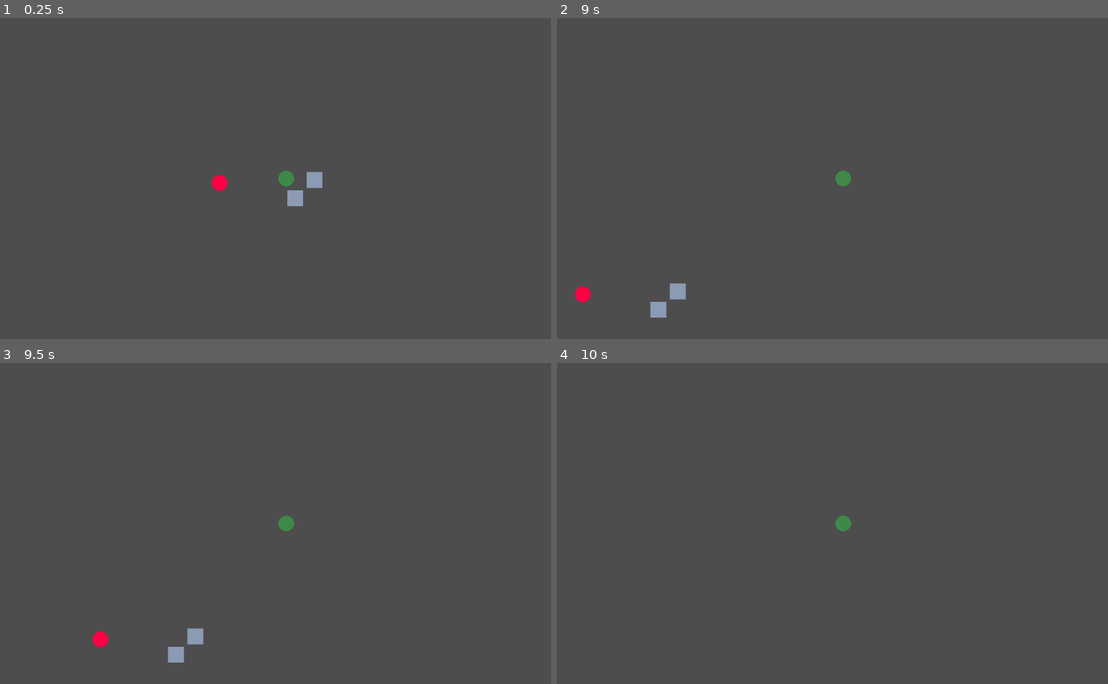
Above: before the commit, frames 1-4 (two rows, left to right).
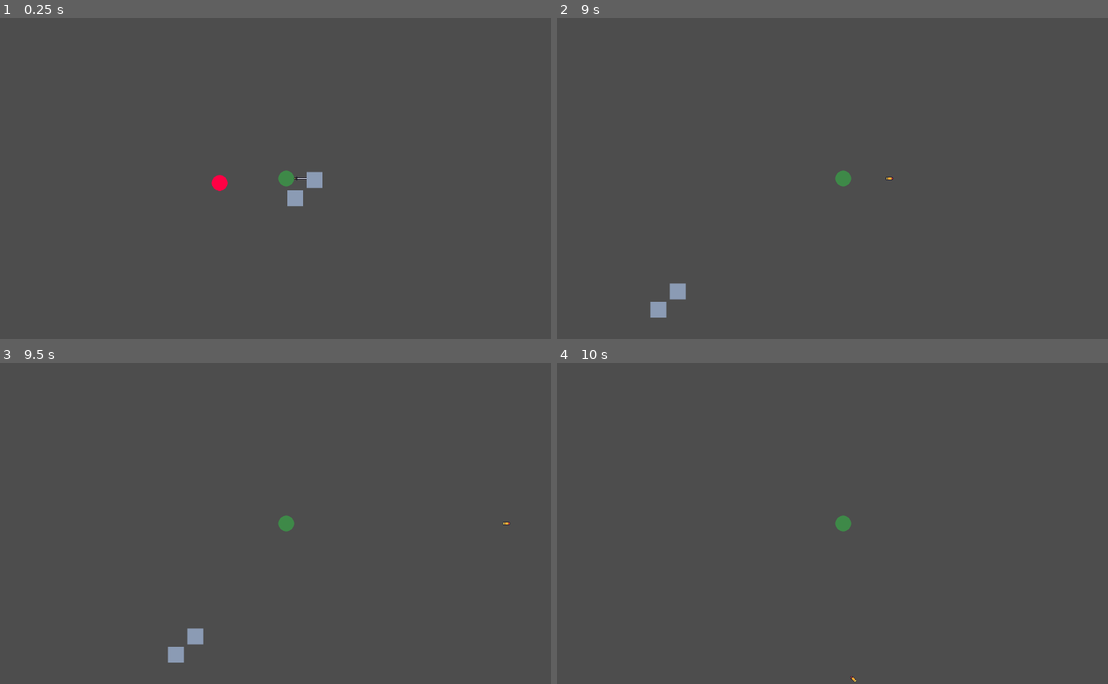
Above: after the commit, the same moments.

Repository: whocares-abt/fast-pace
Game: Godot game, scene res://Scenes/debug_map.tscn
Two runs of this game, one before a commit and one after it. Both use one fixed random seed, a clock stepped at 60 frames per second and the inputs below.
Inputs (mouse positions are in pixels of both pictures, inside the frame that each line leads up to):
- Up to frame 1 (0.25 s): no input
- Up to frame 2 (9 s): tap Enter at 0.5, 2.75, 6.5 s; move the mouse to (815, 242) at 0.52 s; press the mouse at (815, 242) at 0.53 s; hold W (move_up) 0.53-2.03 s; move the mouse to (1014, 226) at 1.27 s; release the mouse at (1014, 226) at 1.28 s; click (1014, 226) at 1.35 s; tap Space at 2, 5.75, 7.25 s; move the mouse to (672, 130) at 2.02 s; press the mouse at (672, 130) at 2.03 s; hold A (move_left) 2.03-3.53 s; move the mouse to (871, 178) at 2.77 s; release the mouse at (871, 178) at 2.78 s; click (871, 178) at 2.85 s; move the mouse to (755, 98) at 3.52 s; press the mouse at (755, 98) at 3.53 s; hold S (move_down) 3.53-4.28 s; move the mouse to (970, 162) at 4.27 s; release the mouse at (970, 162) at 4.28 s; hold D (move_right) 4.28-5.03 s; click (970, 162) at 4.35 s; move the mouse to (727, 194) at 5.02 s; press the mouse at (727, 194) at 5.03 s; hold W (move_up) 5.03-5.78 s; move the mouse to (898, 107) at 5.77 s; release the mouse at (898, 107) at 5.78 s; hold D (move_right) 5.78-8.03 s; click (898, 107) at 5.85 s; move the mouse to (815, 242) at 6.52 s; press the mouse at (815, 242) at 6.53 s; move the mouse to (1014, 226) at 7.27 s; release the mouse at (1014, 226) at 7.28 s; click (1014, 226) at 7.35 s; move the mouse to (672, 130) at 8.02 s; press the mouse at (672, 130) at 8.03 s; hold S (move_down) 8.03-8.78 s; move the mouse to (871, 178) at 8.77 s; release the mouse at (871, 178) at 8.78 s; hold A (move_left) from 8.78 s (still down); click (871, 178) at 8.85 s
- Up to frame 3 (9.5 s): keep holding A (move_left)
- Up to frame 4 (10 s): move the mouse to (755, 443) at 9.52 s; release A (move_left) at 9.53 s; press the mouse at (755, 443) at 9.53 s; hold W (move_up) from 9.53 s (still down)

The runs differ from the first frame. In frame 1, less than 0.1% of the frame differs, in the area x 53-56%, y 49-51%; in frame 2, 0.1%, in the area x 3-62%, y 49-89%; in frame 3, 0.1%; in frame 4, less than 0.1%.

Commit message:
Added rotation for weapon to follow player mouse

Diff:
--- a/Resources/Combat/katana.tres
+++ b/Resources/Combat/katana.tres
@@ -5,6 +5,6 @@
 [resource]
 script = ExtResource("1_5yd16")
 weapon_name = "katana"
-firing_rate = 1.0
-melee_attack_hold = 0.1
+firing_rate = 0.2
+attack_hold = 0.1
 metadata/_custom_type_script = "uid://dqsfxyh6jojdx"
--- a/Resources/Combat/pistol.tres
+++ b/Resources/Combat/pistol.tres
@@ -6,6 +6,7 @@
 script = ExtResource("2_cu7dr")
 ranged = true
 weapon_name = "pistol"
-firing_rate = 1.0
+firing_rate = 0.2
+attack_hold = 0.1
 projectile_speed = 700.0
 metadata/_custom_type_script = "uid://dqsfxyh6jojdx"
--- a/Scenes/Characters/player_character.tscn
+++ b/Scenes/Characters/player_character.tscn
@@ -30,7 +30,6 @@
 script = ExtResource("1_l560e")
 
 [node name="Weapon" parent="." instance=ExtResource("2_3pywu")]
-position = Vector2(30, 0)
 
 [node name="CollisionShape2D" type="CollisionShape2D" parent="."]
 shape = SubResource("CircleShape2D_oigcr")
--- a/Scenes/Combat/weapon.tscn
+++ b/Scenes/Combat/weapon.tscn
@@ -10,10 +10,12 @@
 script = ExtResource("1_krqjp")
 
 [node name="AnimatedSprite2D" type="AnimatedSprite2D" parent="."]
+position = Vector2(30, 0)
 sprite_frames = ExtResource("2_6f3fa")
 animation = &"attack"
 
 [node name="AttackHurtbox" parent="." instance=ExtResource("2_k4liq")]
 
 [node name="CollisionShape2D" type="CollisionShape2D" parent="AttackHurtbox"]
+position = Vector2(30, 0)
 shape = SubResource("RectangleShape2D_k4liq")
--- a/Scripts/Characters/player_character.gd
+++ b/Scripts/Characters/player_character.gd
@@ -6,7 +6,10 @@
 
 func _input(event: InputEvent) -> void:
 	if (event.is_action_pressed("attack")):
-		weapon.attack(Vector2(1, 0))
+		var mouse_pos = get_global_mouse_position()
+		var mouse_to_player = mouse_pos - position
+
+		weapon.attack(mouse_to_player.normalized())
 
 func _physics_process(_delta: float) -> void:
 
--- a/Scripts/Combat/bullet.gd
+++ b/Scripts/Combat/bullet.gd
@@ -21,9 +21,11 @@
 func set_direction(new_direction : Vector2):
 	assert(new_direction.x != 0 or new_direction.y != 0)
 	velocity = velocity.length() * (new_direction.normalized())
+	print(new_direction)
+	print(velocity)
 
 func set_speed(new_speed):
 	velocity *= (new_speed)/velocity.length()
 
-func _on_environment_collider_body_entered(body: Node2D) -> void:
+func _on_environment_collider_body_entered(_body: Node2D) -> void:
 	queue_free()
--- a/Scripts/Combat/weapon.gd
+++ b/Scripts/Combat/weapon.gd
@@ -11,9 +11,9 @@
 var projectile_speed : float
 
 # Melee weapons
-var melee_attack_hold  : float
+var attack_hold  : float
 
-var stats : WeaponStats = load("res://Resources/Combat/katana.tres")
+var stats : WeaponStats = load("res://Resources/Combat/pistol.tres")
 
 @onready var melee_hurtbox = $AttackHurtbox
 @onready var sprite = $AnimatedSprite2D
@@ -24,14 +24,16 @@
 	weapon_name = stats.weapon_name
 	firing_rate = stats.firing_rate
 	projectile_speed = stats.projectile_speed
-	melee_attack_hold = stats.melee_attack_hold
+	attack_hold = stats.attack_hold
 
 	melee_hurtbox.add_hurtbox_owner("Player")
 	melee_hurtbox.disable_hurtbox()
-	sprite.play("idle")
 
 func attack(attack_direction : Vector2):
 	sprite.play("attack")
+
+	# Rotate node to rotate sprite and hurtbox
+	rotation = attack_direction.angle()
 
 	if (ranged):
 		var bullet = projectile.instantiate()
@@ -39,11 +41,16 @@
 		bullet.set_speed(projectile_speed)
 		bullet.set_direction(attack_direction)
 		bullet.add_hurtbox_owner("Player")
+		await get_tree().create_timer(attack_hold).timeout
+
 	else:
 		melee_hurtbox.enable_hurtbox()
-		await get_tree().create_timer(melee_attack_hold).timeout
+		await get_tree().create_timer(attack_hold).timeout
 		melee_hurtbox.disable_hurtbox()
 
 	sprite.play("idle")
 
-	await  get_tree().create_timer(1/firing_rate).timeout
+	await get_tree().create_timer(1/firing_rate).timeout
+
+func add_hurtbox_owner():
+	pass
--- a/Scripts/Resources/Combat/weapon_stats.gd
+++ b/Scripts/Resources/Combat/weapon_stats.gd
@@ -13,8 +13,12 @@
 #@export var damage : float
 
 # Stats for melee weapons
+# TO DO : Differentiate between attack hold and animation hold
 # var attack_hitbox : Area2D
-@export var melee_attack_hold : float
+@export var attack_hold : float
+# For range weapons attack hold is simply for animation
+# For melee weapons attack hold shows length of time hitbox remains
+
 
 # Stats for ranged weapons
 #@export var spread : float
